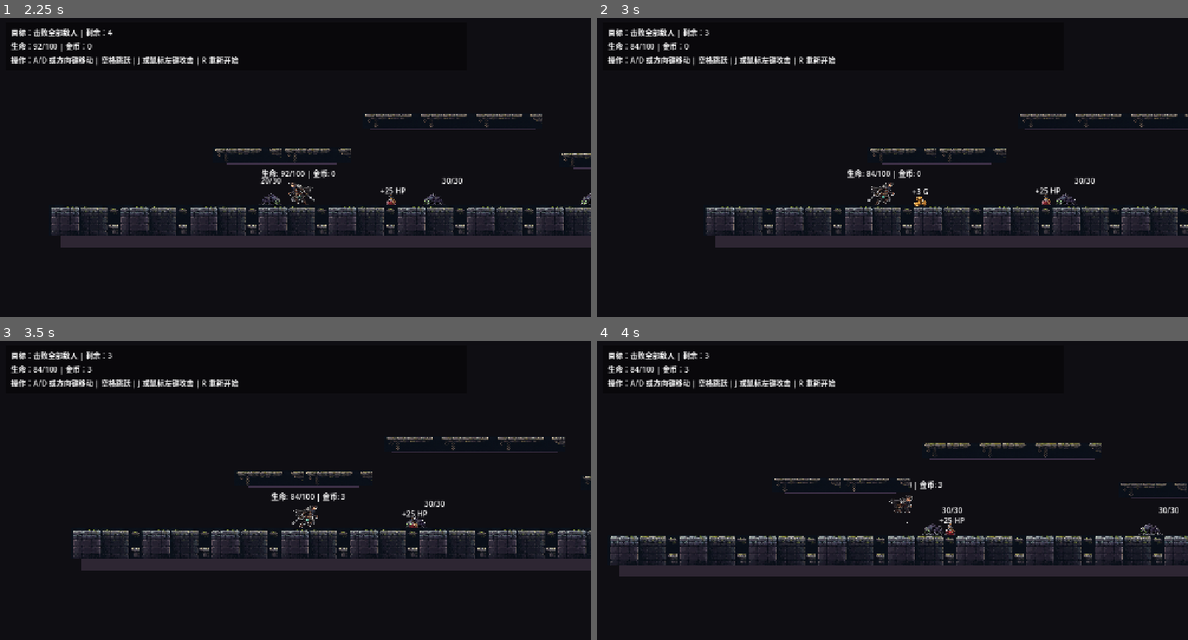
Above: before the commit, frames 1-4 (two rows, left to right).
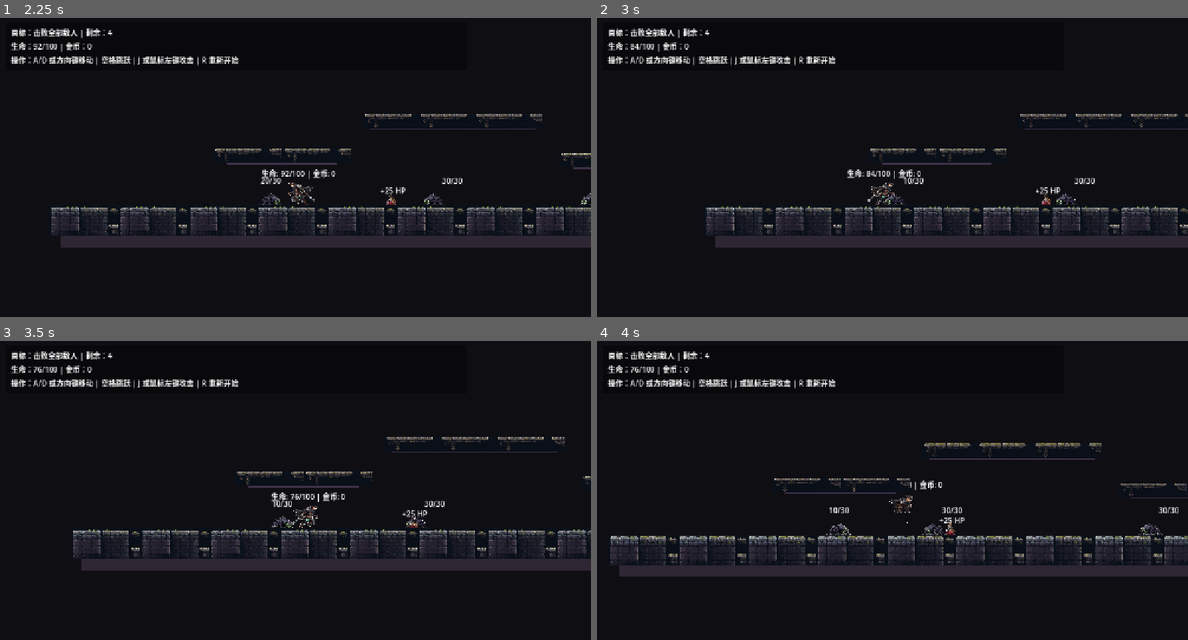
Above: after the commit, the same moments.

Repository: 98longq/relicbound
Game: Godot game, scene res://scenes/levels/test_level.tscn
Two runs of this game, one before a commit and one after it. Both use one fixed random seed, a clock stepped at 60 frames per second and the inputs below.
Inputs (mouse positions are in pixels of both pictures, inside the frame that each line leads up to):
- Up to frame 1 (2.25 s): tap Enter (ui_accept) at 0.5, 0.77, 1.52 s; move the mouse to (425, 167) at 0.52 s; hold R 0.53-1.28 s; hold Right (ui_right) 0.53-2.03 s; click (425, 167) at 0.67 s; move the mouse to (177, 200) at 1.27 s; tap Space at 1.35 s; move the mouse to (354, 110) at 2.02 s; hold Left (ui_left) from 2.03 s (still down); hold J from 2.03 s (still down)
- Up to frame 2 (3 s): move the mouse to (862, 248) at 2.77 s; release Left (ui_left) at 2.78 s; release J at 2.78 s; hold Right (ui_right) from 2.78 s (still down); tap R at 2.85 s; click (862, 248) at 2.92 s
- Up to frame 3 (3.5 s): keep holding Right (ui_right); tap Enter (ui_accept) at 3.02 s
- Up to frame 4 (4 s): keep holding Right (ui_right); move the mouse to (1069, 556) at 3.52 s; hold Space from 3.53 s (still down); tap Enter (ui_accept) at 3.77 s

Frame 1 is identical in both runs. In frame 2, 0.2% of the frame differs, in the area x 18-56%, y 3-63%; in frame 3, 0.2%; in frame 4, 0.2%.

Commit message:
Extend player melee attack reach

Diff:
--- a/scripts/player/player_controller.gd
+++ b/scripts/player/player_controller.gd
@@ -16,6 +16,8 @@
 @export var attack_damage: int = 10
 @export var attack_cooldown: float = 0.35
 @export var attack_active_time: float = 0.18
+@export var attack_offset_x: float = 72.0
+@export var attack_offset_y: float = -34.0
 
 @export_group("Stats")
 @export var max_health: int = 100
@@ -190,8 +192,6 @@
 		attack_area.monitoring = is_active
 		attack_area.monitorable = false
 
-	# The old yellow rectangle was only a debug range display.
-	# Keep the hitbox active, but hide the debug rectangle so attacks read as character actions.
 	if attack_visual != null:
 		attack_visual.visible = false
 
@@ -200,7 +200,8 @@
 	if attack_area == null:
 		return
 
-	attack_area.position.x = 34.0 * float(facing_direction)
+	attack_area.position.x = attack_offset_x * float(facing_direction)
+	attack_area.position.y = attack_offset_y
 
 
 func _start_hurt_feedback() -> void:
